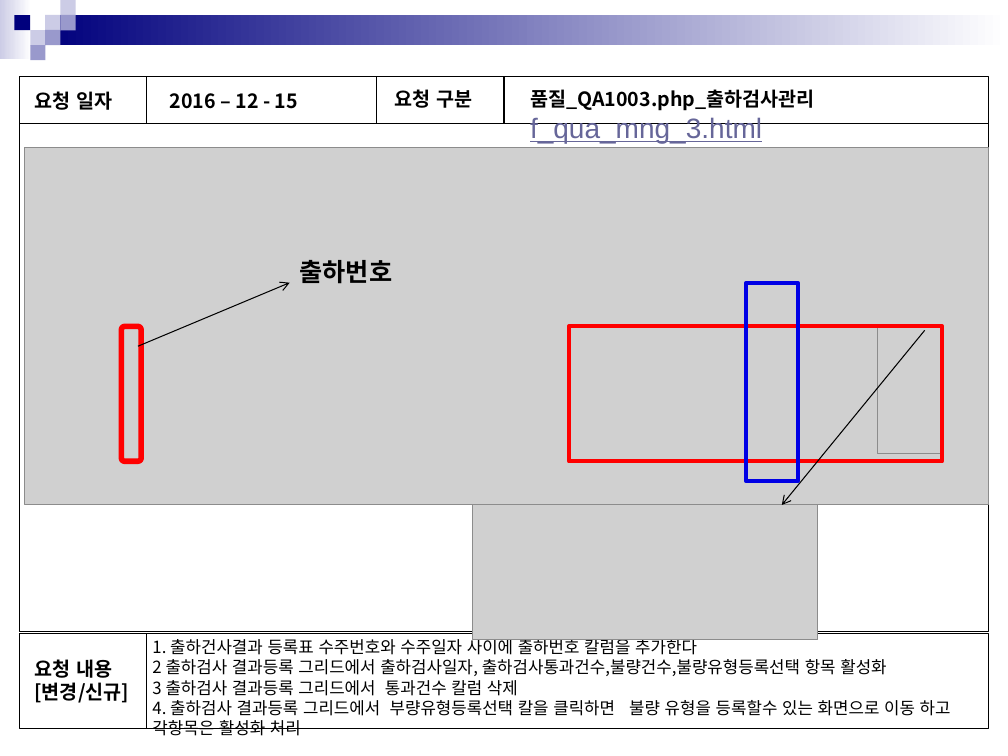
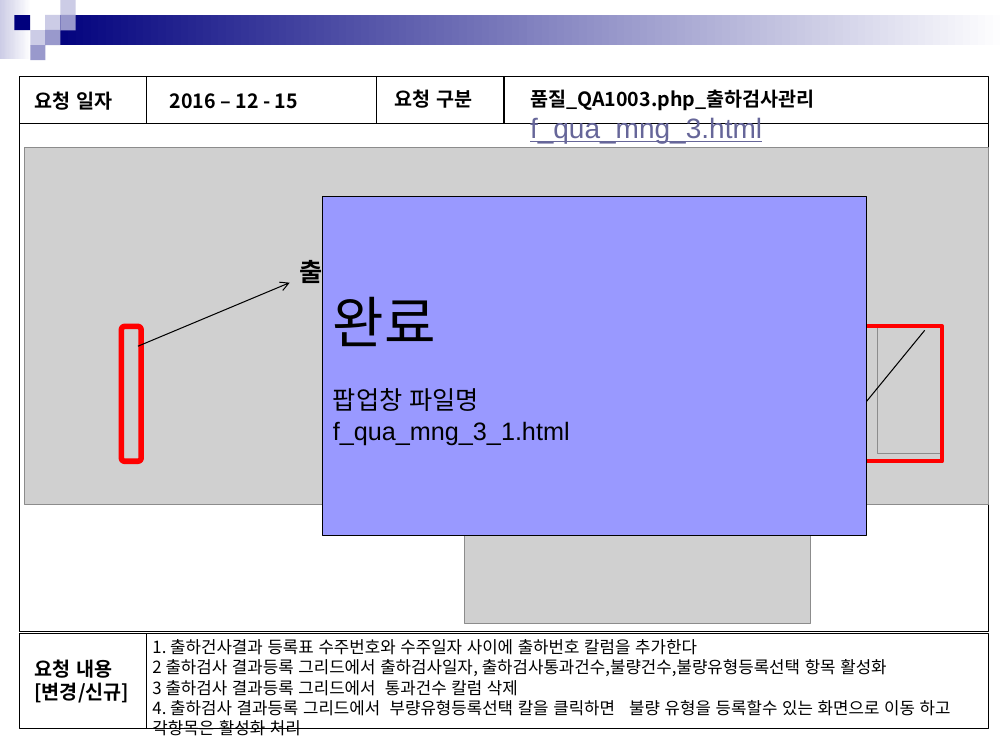
Before and after one commit to in-yong/sinsin_project, a slide deck: slide 62 of 공유문서/수정요청/수정요청_1215_1030/화면점검.pptx. Drawn at 1008x756 pixels with LibreOffice and Linux fonts; fonts in the diff are those of the drawing; grey boxes stand for pictures. Boxes give left, top, right and bottom in pixels: in the first picture for what was removed or moved away, otherwise in the second. Text is boxed around its words. In the diff, an @@ line names an element or a change of style, - is before the commit and + after.

```diff
--- a/공유문서/수정요청/수정요청_1215_1030/화면점검.pptx
+++ b/공유문서/수정요청/수정요청_1215_1030/화면점검.pptx
@@ rectangle added at box(323, 197, 866, 535), fill #9999FF, outline #000000 0.75 pt, 18 pt, text #000000 @@
+완료
+팝업창 파일명
+f_qua_mng_3_1.html
@@ rectangle removed at box(746, 283, 797, 482) @@
@@ picture: place and size @@
-picture at box(473, 505, 818, 640)
+picture at box(465, 488, 810, 623)
```
Also in this commit, not shown: 4 other slides changed, 22 other files.
